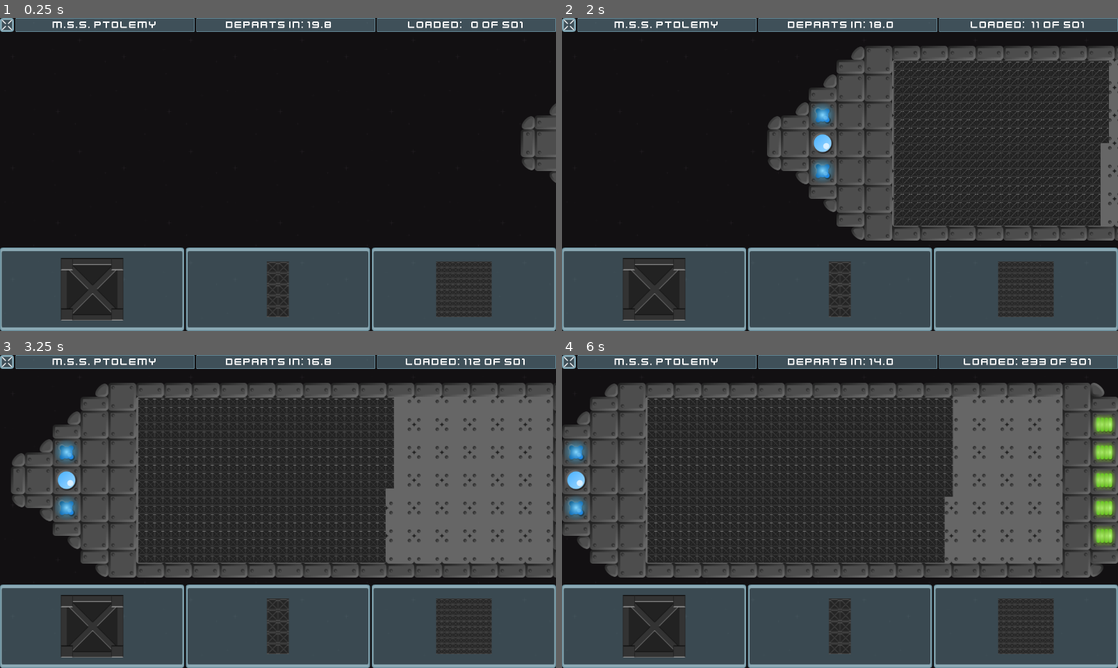
Above: before the commit, frames 1-4 (two rows, left to right).
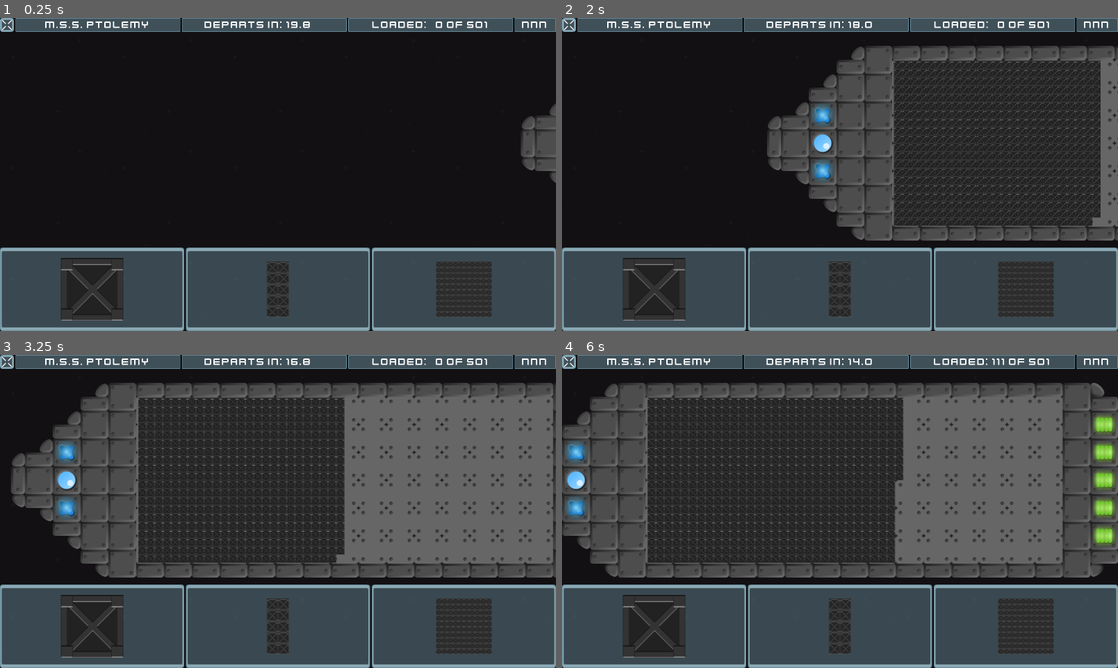
Above: after the commit, the same moments.

Repository: caleb-vincent/space-math
Game: Godot game, scene res://Cargo/Cargo.tscn
The game is run twice, just before and just after one commit, with the same random seed, the same clock (stepped at 60 frames per second) and the same inputs. This scene is started directly instead of the project's main scene.
Inputs (mouse positions are in pixels of both pictures, inside the frame that each line leads up to):
- Up to frame 1 (0.25 s): no input
- Up to frame 2 (2 s): click (656, 290) at 0.5 s; click (840, 290) at 1.25 s
- Up to frame 3 (3.25 s): click (461, 627) at 2 s; click (94, 627) at 2.75 s
- Up to frame 4 (6 s): click (840, 627) at 3.5 s; click (1023, 627) at 4.25 s; click (656, 627) at 5 s; click (840, 627) at 5.75 s

The runs differ from the first frame. In frame 1, 1.0% of the frame differs, in the area x 8-99%, y 0-5%; in frame 2, 1.4%; in frame 3, 5.1%; in frame 4, 5.6%, in the area x 8-99%, y 0-67%.

Commit message:
Cargo Placing, now with scoring

Diff:
--- a/Cargo/Cargo.tscn
+++ b/Cargo/Cargo.tscn
@@ -54,6 +54,7 @@
 	$Ship.addCargo(add)
 	if $Hud.loadCount == $Hud.loadTotal:
 		$Ship.add_force(Vector2(0,0), EXIT_NUDGE)
+		$Hud.score += 1
 
 
 ################################################################################
@@ -61,15 +62,18 @@
 ################################################################################
 
 func _on_Control_onesPlace() -> void:
-	_updateLoadCount(1)
+	if $Ship.isReady():
+		_updateLoadCount(1)
 
 
 func _on_Control_hundredsPlace() -> void:
-	_updateLoadCount(100)
+	if $Ship.isReady():
+		_updateLoadCount(100)
 
 
 func _on_Control_tensPlace() -> void:
-	_updateLoadCount(10)
+	if $Ship.isReady():
+		_updateLoadCount(10)
 
 
 func _on_GameOverSplashTimer_timeout() -> void:
--- a/Cargo/CargoHud.tscn
+++ b/Cargo/CargoHud.tscn
@@ -13,7 +13,7 @@
 export var time = 0.0 setget _setTime
 export var loadCount : int = 0 setget _setLoad
 export var loadTotal : int = 0 setget _setTotal
-
+export var score = 0 setget _setScore
 
 func gameOver() -> void:
 	$StatusBar.visible = false
@@ -38,6 +38,11 @@
 	_updateLoading()
 
 
+func _setScore(s : int) -> void:
+	score = s
+	$StatusBar/Score/Label.text = str(score)
+
+
 func _setTotal(total : int) -> void:
 	loadTotal = total
 	_updateLoading()
@@ -83,7 +88,7 @@
 
 [node name="ShipName" type="Panel" parent="StatusBar"]
 margin_left = 36.0
-margin_right = 448.0
+margin_right = 415.0
 margin_bottom = 32.0
 size_flags_horizontal = 3
 size_flags_vertical = 3
@@ -103,8 +108,8 @@
 }
 
 [node name="TimeRemaining" type="Panel" parent="StatusBar"]
-margin_left = 452.0
-margin_right = 864.0
+margin_left = 419.0
+margin_right = 798.0
 margin_bottom = 32.0
 size_flags_horizontal = 3
 size_flags_vertical = 3
@@ -127,22 +132,40 @@
 }
 
 [node name="Loading" type="Panel" parent="StatusBar"]
-margin_left = 868.0
+margin_left = 802.0
+margin_right = 1181.0
+margin_bottom = 32.0
+size_flags_horizontal = 3
+size_flags_vertical = 3
+__meta__ = {
+"_edit_use_anchors_": false
+}
+
+[node name="Label" type="Label" parent="StatusBar/Loading"]
+anchor_right = 1.0
+anchor_bottom = 1.0
+text = "Loaded: nnn of NNN"
+align = 1
+valign = 1
+uppercase = true
+__meta__ = {
+"_edit_use_anchors_": false
+}
+
+[node name="Score" type="Panel" parent="StatusBar"]
+margin_left = 1185.0
 margin_right = 1280.0
 margin_bottom = 32.0
 size_flags_horizontal = 3
 size_flags_vertical = 3
-__meta__ = {
-"_edit_use_anchors_": false
-}
-
-[node name="Label" type="Label" parent="StatusBar/Loading"]
-anchor_right = 1.0
-anchor_bottom = 1.0
-text = "Loaded: nnn of NNN"
-align = 1
-valign = 1
-uppercase = true
+size_flags_stretch_ratio = 0.25
+
+[node name="Label" type="Label" parent="StatusBar/Score"]
+anchor_right = 1.0
+anchor_bottom = 1.0
+text = "NNn"
+align = 1
+valign = 1
 __meta__ = {
 "_edit_use_anchors_": false
 }
--- a/Cargo/Ship.tscn
+++ b/Cargo/Ship.tscn
@@ -38,6 +38,8 @@
 		$Sprite.add_child(new_box)
 		cargoCount += 1
 
+func isReady() -> bool:
+	return $Sprite.visible && linear_velocity.length_squared() < 1
 
 ################################################################################
 #	Private Methods
